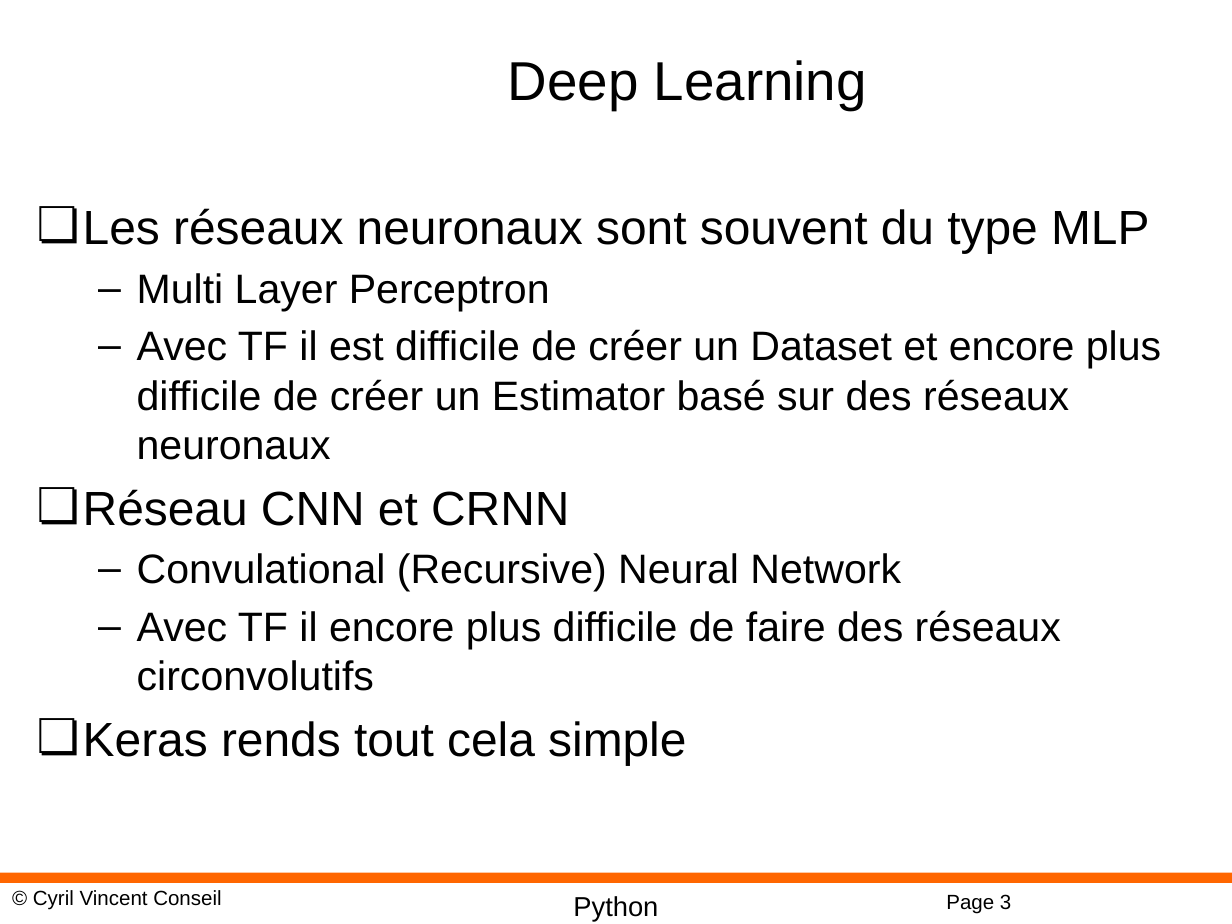
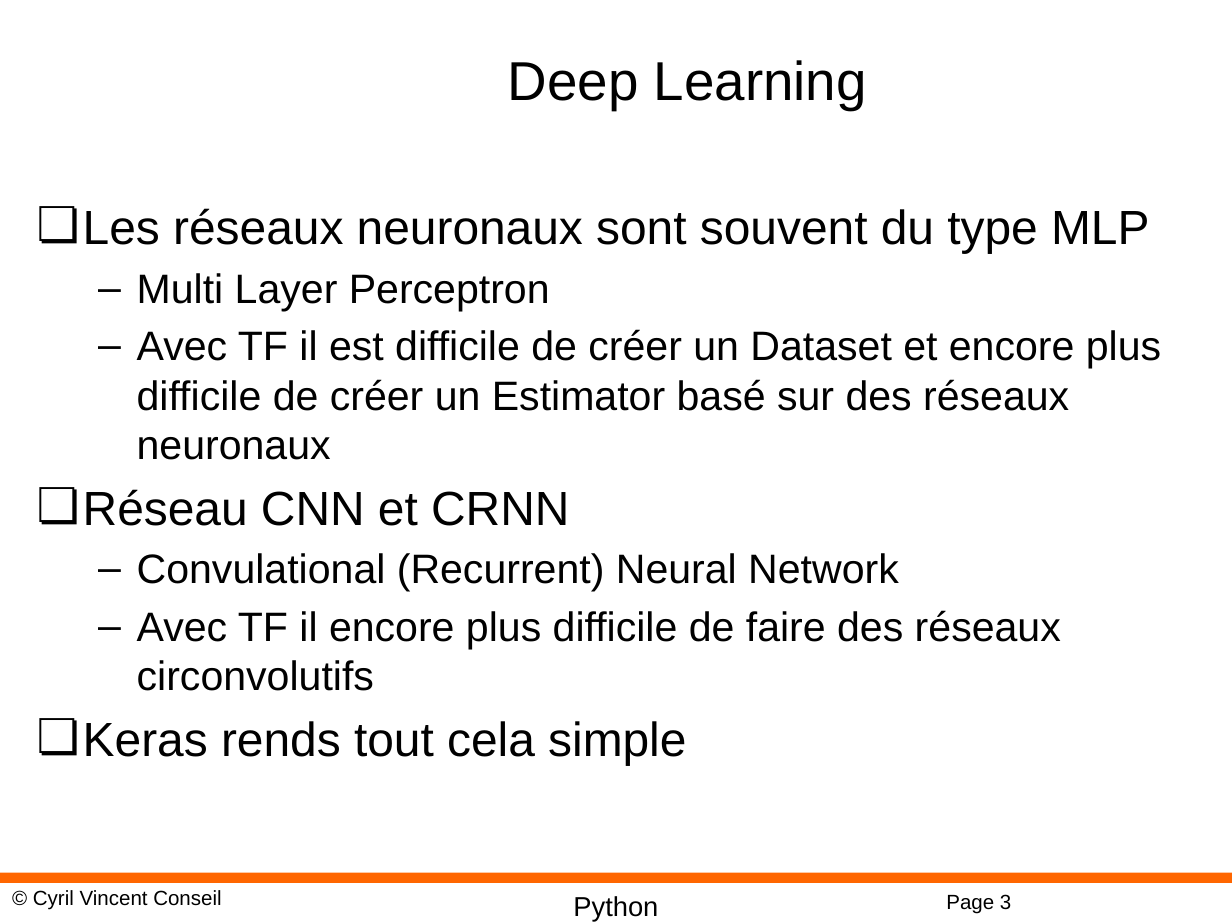
Before and after one commit to cyrilvincent/ML, a slide deck: slide 3 of PPT/MachineLearning25-Keras.pptx. Drawn at 1232x924 pixels with LibreOffice and Linux fonts; fonts in the diff are those of the drawing; background and template pictures are left out. Boxes give left, top, right and bottom in pixels: in the first picture for what was removed or moved away, otherwise in the second. Text is boxed around its words. In the diff, an @@ line names an element or a change of style, - is before the commit and + after.

```diff
--- a/PPT/MachineLearning25-Keras.pptx
+++ b/PPT/MachineLearning25-Keras.pptx
@@ text at box(137, 553, 899, 592): text changed @@
-  – Convulational (Recursive) Neural Network
+  – Convulational (Recurrent) Neural Network
```
Also in this commit, not shown: 11 other files.
